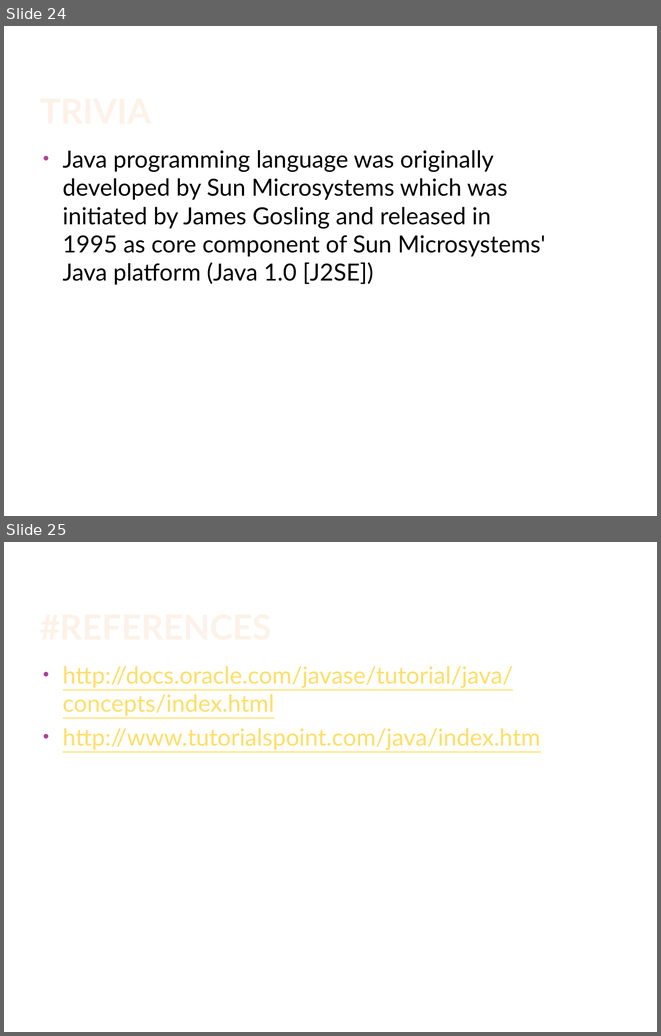
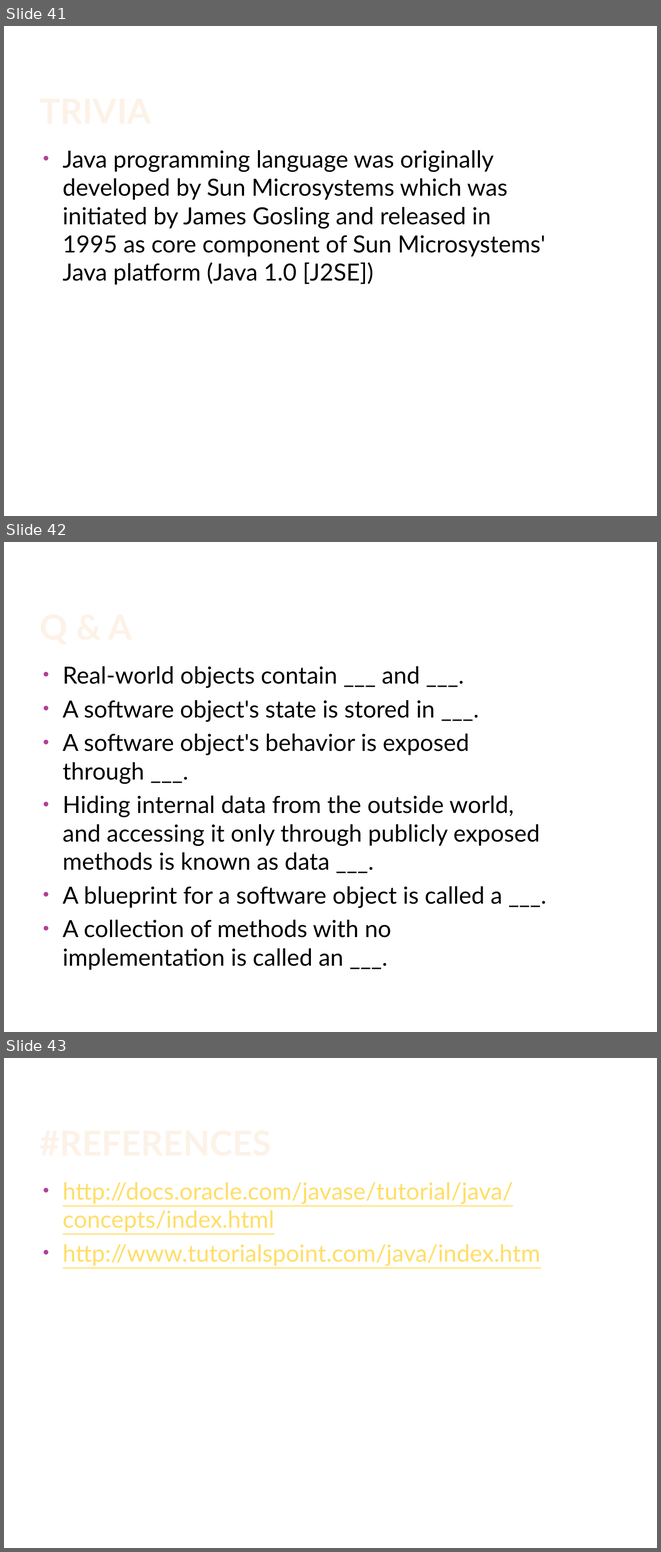
Before and after one commit to sanjeevir/all-my-resources, a slide deck: java/Object orientation.pptx. Shown one above the other, each under a label of ours: slides 24 and 25 before the commit, slides 41, 42 and 43 after it. The pictures are 661x1036 and 661x1552 pixels, drawn with LibreOffice and Linux fonts; fonts in the diff are those of the drawing; background and template pictures are left out. Boxes give left, top, right and bottom in pixels: in the first picture for what was removed or moved away, otherwise in the second. Text is boxed around its words. In the diff, an @@ line names an element or a change of style, - is before the commit and + after.

```diff
--- a/java/Object orientation.pptx
+++ b/java/Object orientation.pptx
@@ slide 42 added at (4, 542, 657, 1032), background #FFFFFF @@
@@ title added at (37, 565, 554, 646), 38 pt, text gradient #FEF7F1 to #FEF3E8 to #FBCF9C to #F9B94C, bold @@
+Q & A
@@ text added at (63, 666, 540, 970), 26 pt, text #000000 @@
+• Real-world objects contain ___ and ___.
+• A software object's state is stored in ___.
+• A software object's behavior is exposed through ___.
+• Hiding internal data from the outside world, and accessing it only through publicly exposed methods is known as data ___.
+• A blueprint for a software object is called a ___.
+• A collection of methods with no implementation is called an ___.
@@ what was slide 24 is now slide 41 @@
@@ what was slide 25 is now slide 43 @@
```
Also in this commit, not shown: 5 slides changed, 19 other slides added, 2 slides removed.
